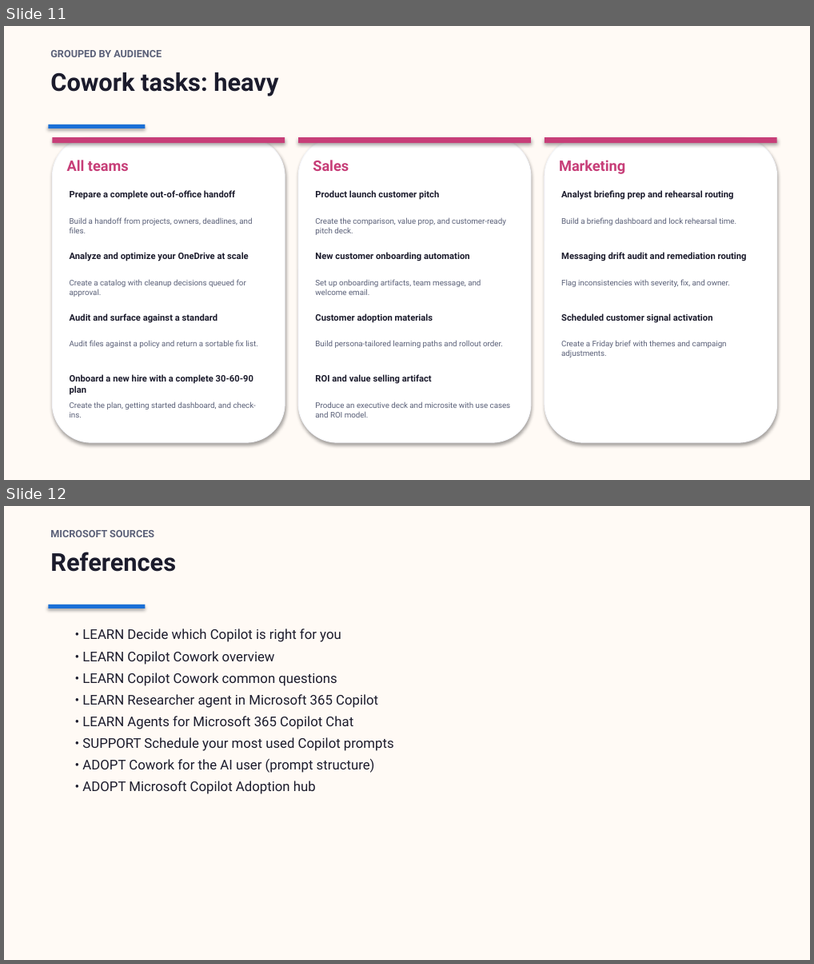
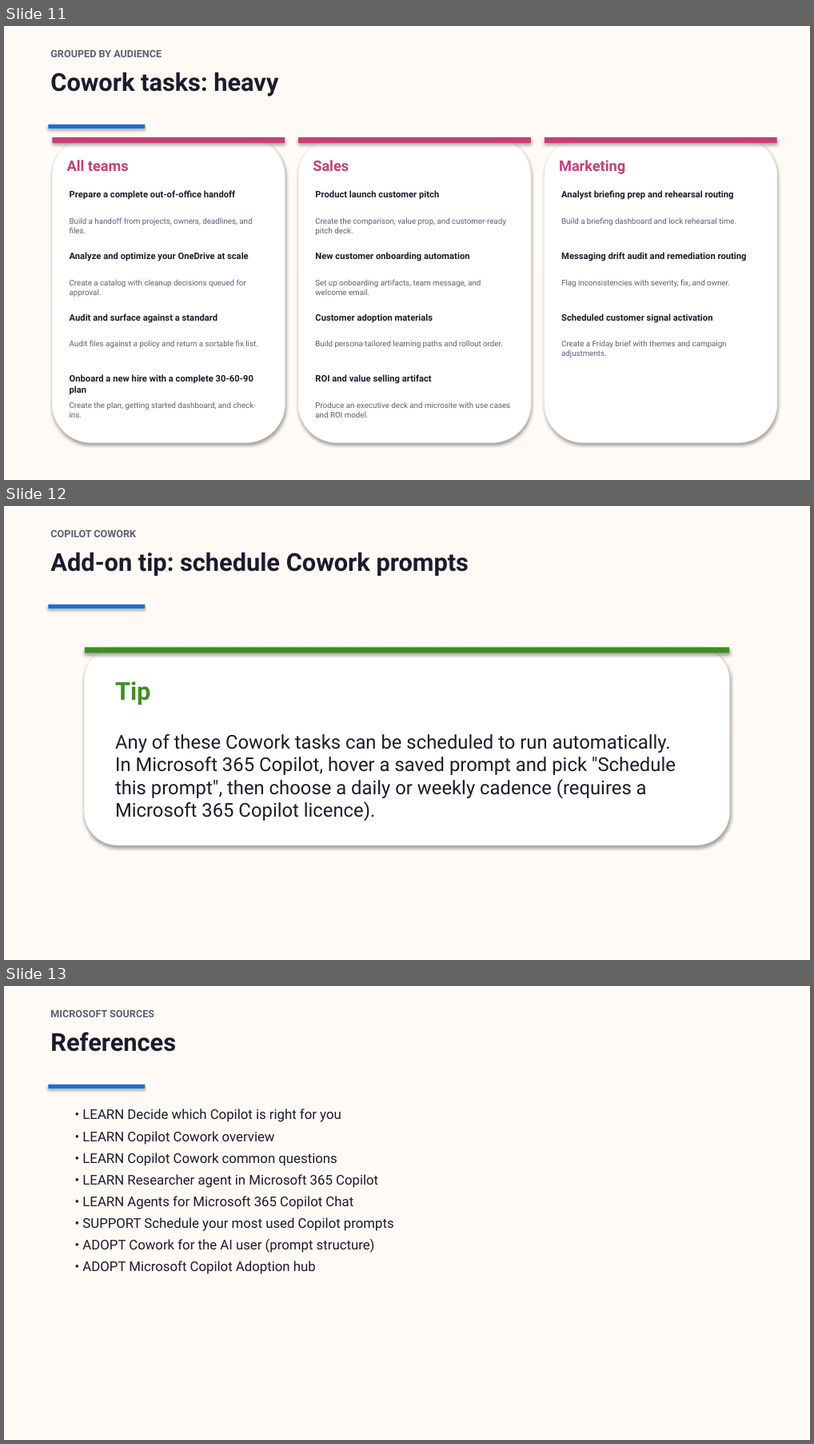
Before and after one commit to steffiyappy/copilot-what-to-use-when, a slide deck: slides/business-lite.pptx. Shown one above the other, each under a label of ours: slides 11 and 12 before the commit, slides 11, 12 and 13 after it. The pictures are 814x964 and 814x1444 pixels, drawn with LibreOffice and Linux fonts; fonts in the diff are those of the drawing. Boxes give left, top, right and bottom in pixels: in the first picture for what was removed or moved away, otherwise in the second. Text is boxed around its words. In the diff, an @@ line names an element or a change of style, - is before the commit and + after.

```diff
--- a/slides/business-lite.pptx
+++ b/slides/business-lite.pptx
@@ slide 12 added at (4,506,810,960), background #FFFAF5 @@
@@ text added at (50,530,136,537), 9 pt, text #5A6078, bold @@
+COPILOT COWORK
@@ text added at (50,552,469,576), 22 pt, text #1B1B2C, bold @@
+Add-on tip: schedule Cowork prompts
@@ rectangle added at (48,604,145,608), fill #1A6FD6 @@
@@ rounded rectangle added at (85,647,730,844), fill #FFFFFF, outline #F6F7FB 0.75 pt @@
@@ rectangle added at (85,647,730,652), fill #3E8E22 @@
@@ text added at (115,681,150,705), 22 pt, text #3E8E22, bold @@
+Tip
@@ text added at (115,734,676,820), 17 pt, text #1B1B2C @@
+Any of these Cowork tasks can be scheduled to run automatically. In Microsoft 365 Copilot, hover a saved prompt and pick "Schedule this prompt", then choose a daily or weekly cadence (requires a Microsoft 365 Copilot licence).
@@ what was slide 12 is now slide 13 @@
```
Also in this commit, not shown: 8 other files.
